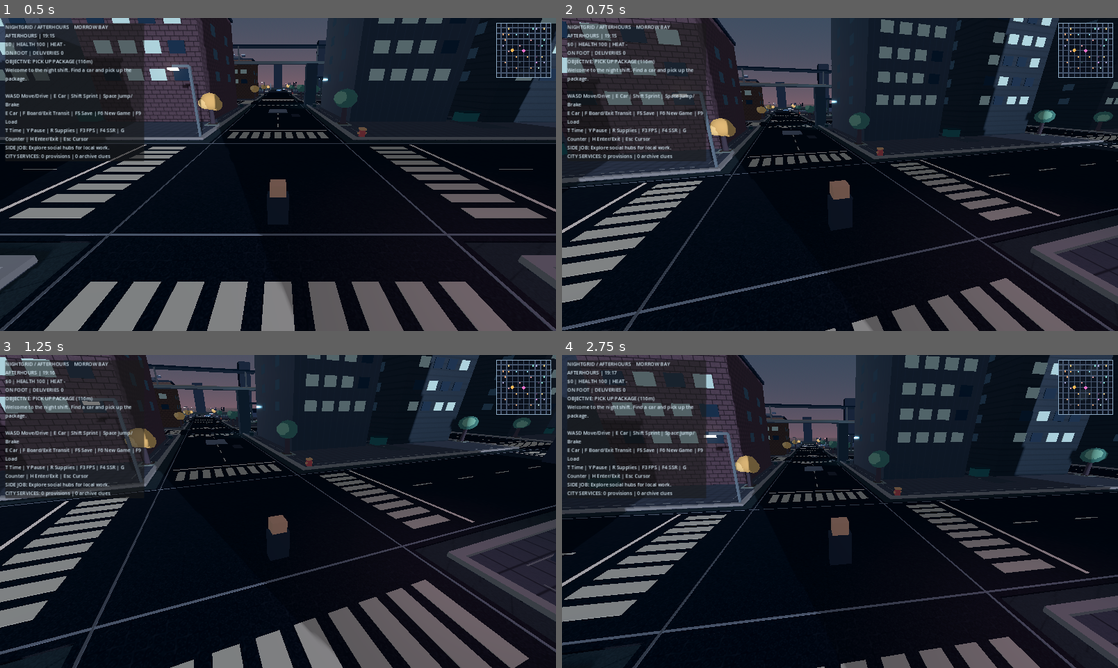
Above: before the commit, frames 1-4 (two rows, left to right).
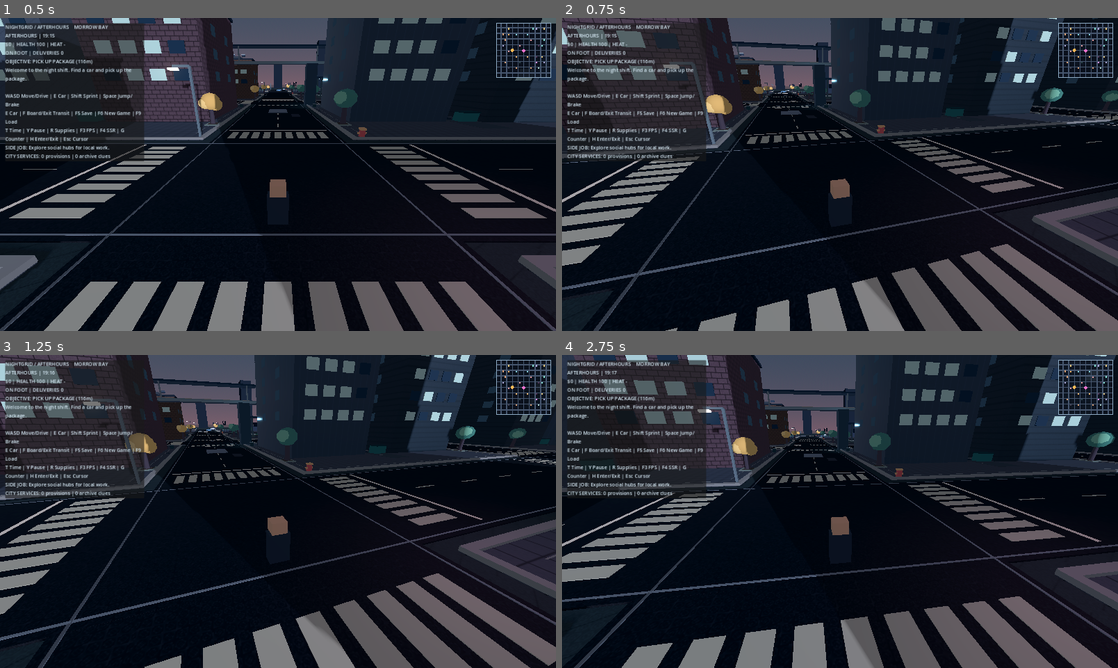
Above: after the commit, the same moments.

Repository: ProhibitedTV/NightGrid-Afterhours
Game: Godot game, scene res://scenes/main.tscn
Same seed, same stepped clock (60 frames per second), same inputs: the game is played once before the commit and once after it.
Inputs (mouse positions are in pixels of both pictures, inside the frame that each line leads up to):
- Up to frame 1 (0.5 s): no input
- Up to frame 2 (0.75 s): tap Enter (ui_accept) at 0.5 s; move the mouse to (867, 174) at 0.52 s; hold Up (ui_up) from 0.53 s (still down); hold Space from 0.53 s (still down); click (867, 174) at 0.67 s
- Up to frame 3 (1.25 s): keep holding Up (ui_up); keep holding Space; tap Enter (ui_accept) at 0.77 s; tap Shift at 0.8 s
- Up to frame 4 (2.75 s): keep holding Up (ui_up); move the mouse to (812, 511) at 1.27 s; release Space at 1.28 s; tap Shift at 1.35, 2.3 s; tap Enter (ui_accept) at 1.52 s; tap Space at 1.55 s; move the mouse to (851, 505) at 2.02 s; hold Space from 2.03 s (still down)

Frame 1 is identical in both runs. In frame 2, 30% of the frame differs, in the area x 0-100%, y 0-100%; in frame 3, 25%; in frame 4, 31%.

Commit message:
feat(gamepad): unify player movement and analog driving under named input actions

Diff:
--- a/scripts/car.gd
+++ b/scripts/car.gd
@@ -30,15 +30,15 @@
 		var target_speed := 19.0 if vector.length() > 4.0 else 3.0
 		speed = move_toward(speed, target_speed, ACCEL * delta)
 	elif occupied:
-		var throttle := float(Input.is_physical_key_pressed(KEY_W)) - float(Input.is_physical_key_pressed(KEY_S))
-		var steering := float(Input.is_physical_key_pressed(KEY_D)) - float(Input.is_physical_key_pressed(KEY_A))
+		var throttle := Input.get_action_strength("drive_accelerate") - Input.get_action_strength("drive_reverse")
+		var steering := Input.get_axis("move_left", "move_right")
 		if throttle > 0.0:
 			speed = move_toward(speed, MAX_SPEED * lerpf(0.55, 1.0, condition / 100.0), ACCEL * delta)
 		elif throttle < 0.0:
 			speed = move_toward(speed, -MAX_REVERSE, BRAKE * delta)
 		else:
 			speed = move_toward(speed, 0.0, COAST * delta)
-		if Input.is_physical_key_pressed(KEY_SPACE):
+		if Input.is_action_pressed("drive_brake"):
 			speed = move_toward(speed, 0.0, BRAKE * 2.0 * delta)
 		if absf(speed) > 0.5:
 			rotation.y -= steering * TURN_RATE * clampf(absf(speed) / 14.0, 0.15, 1.0) * signf(speed) * delta
--- a/scripts/player.gd
+++ b/scripts/player.gd
@@ -9,6 +9,7 @@
 
 var camera_yaw := 0.0
 var driving := false
+var input_blocked := false
 var visual: Node3D
 
 func _ready() -> void:
@@ -16,18 +17,16 @@
 	visual = get_node_or_null("Visual")
 
 func _physics_process(delta: float) -> void:
-	if driving:
+	if driving or input_blocked:
+		velocity = Vector3.ZERO
 		return
-	var axes := Vector2(
-		float(Input.is_physical_key_pressed(KEY_D)) - float(Input.is_physical_key_pressed(KEY_A)),
-		float(Input.is_physical_key_pressed(KEY_S)) - float(Input.is_physical_key_pressed(KEY_W))
-	).normalized()
+	var axes := Input.get_vector("move_left", "move_right", "move_forward", "move_backward")
 	var move_direction := Vector3(axes.x, 0.0, axes.y).rotated(Vector3.UP, camera_yaw)
-	var speed := RUN_SPEED if Input.is_physical_key_pressed(KEY_SHIFT) else WALK_SPEED
+	var speed := RUN_SPEED if Input.is_action_pressed("sprint") else WALK_SPEED
 	velocity.x = move_toward(velocity.x, move_direction.x * speed, ACCEL * delta)
 	velocity.z = move_toward(velocity.z, move_direction.z * speed, ACCEL * delta)
 	if is_on_floor():
-		if Input.is_physical_key_pressed(KEY_SPACE):
+		if Input.is_action_just_pressed("jump"):
 			velocity.y = JUMP_SPEED
 	else:
 		velocity.y -= GRAVITY * delta
